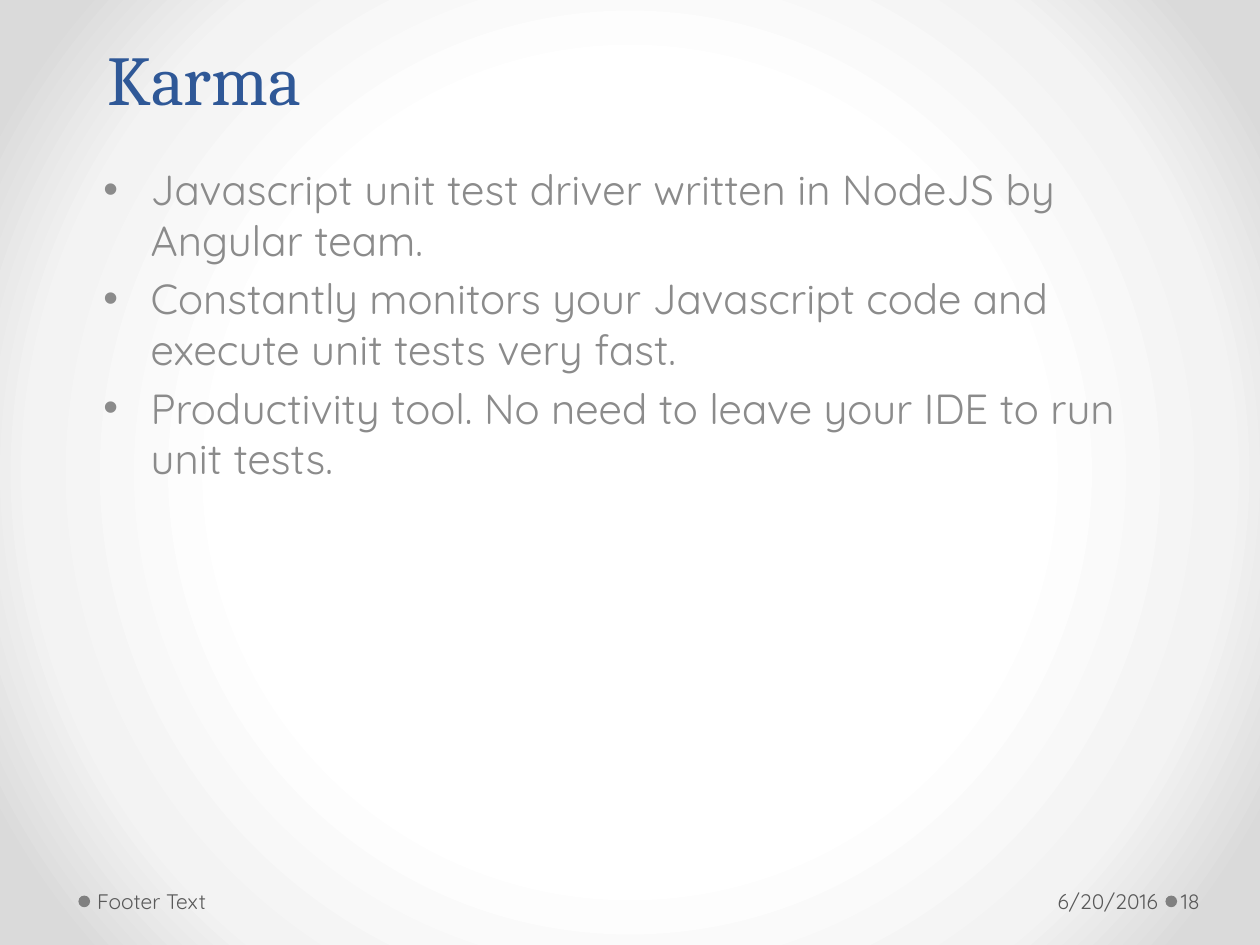
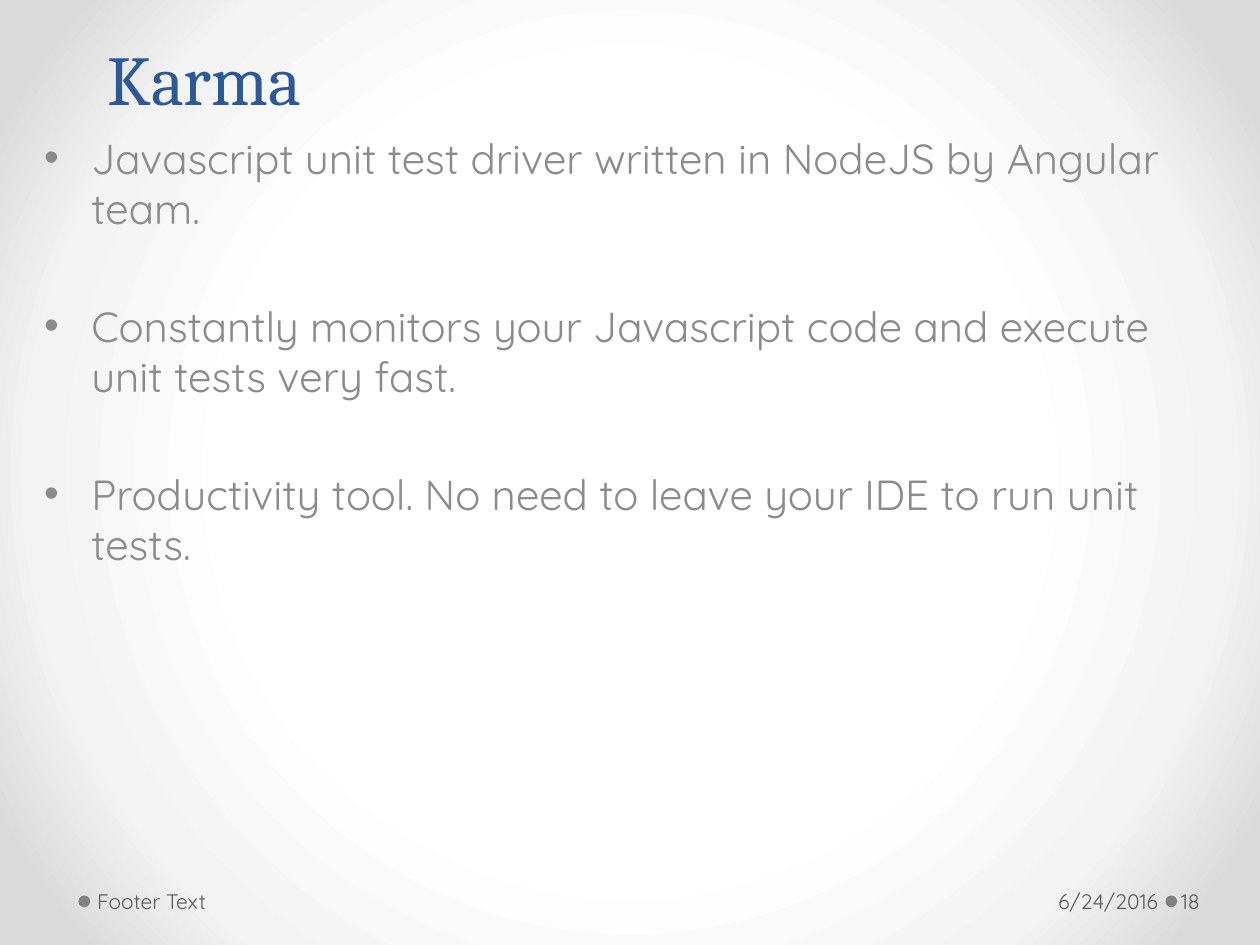
Before and after one commit to h-t-tran/brown, a slide deck: slide 18 of jamine/tech-presentation-jasmine.pptx. Drawn at 1260x945 pixels with LibreOffice and Linux fonts; fonts in the diff are those of the drawing. Boxes give left, top, right and bottom in pixels: in the first picture for what was removed or moved away, otherwise in the second. Text is boxed around its words. In the diff, an @@ line names an element or a change of style, - is before the commit and + after.

```diff
--- a/jamine/tech-presentation-jasmine.pptx
+++ b/jamine/tech-presentation-jasmine.pptx
@@ text "Javascript unit test driver written ..." rewrapped from [151,174,1114,475] to [91,143,1159,561] @@
@@ text at [1058,892,1157,912]: text changed @@
-6/20/2016
+6/24/2016
```
Also in this commit, not shown: 20 other slides changed, 1 slide added.
